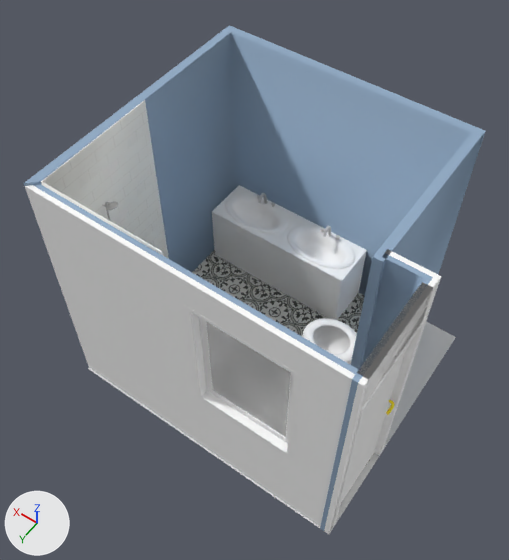
Renders of the OBJ model public/bathroom_plan.obj from each side of a commit.
Camera for both pictures: a 50 mm camera at (-73.0, 199.0, 586.0) aimed at (139.0, -98.0, 119.0). Every picture has the same lights, and +X, +Y and +Z are marked at lower left. Where no turn or scale is listed for an object, it has been applied to the vertices.

Names of what the first picture shows: 'bathroom_plan'.
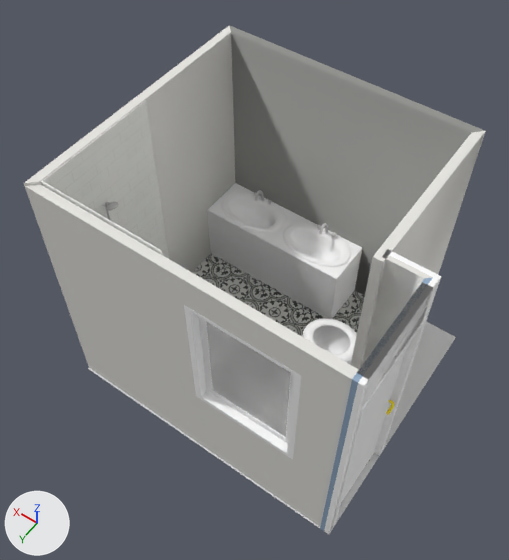
Changed parts and their boxes [x1, y1, x2, y2] in the pictures (509 x 560 px; the box of a moved part takes in the faces that stretch with it):
'bathroom_plan', recoloured, reshaped
    both: [24, 25, 486, 534]
part 1 of me_bathroom_plan, moved or reshaped
    before: [304, 262, 342, 318]
    after: [299, 261, 337, 316]
part 2 of me_bathroom_plan, moved or reshaped
    before: [212, 211, 243, 266]
    after: [207, 210, 239, 264]
part 3 of me_bathroom_plan, rebuilt (39% narrower, 22% shorter)
    before: [213, 185, 367, 320]
    after: [269, 214, 362, 319]
part 4 of me_bathroom_plan, added
    after: [208, 183, 296, 285]
part 5 of me_bathroom_plan, moved or reshaped
    both: [41, 100, 393, 405]
part 6 of me_bathroom_plan, surface changed (white to grey)
    both: [42, 183, 162, 255]
part 7 of me_bathroom_plan, recoloured (blue to grey)
    both: [24, 26, 486, 375]
part 8 of me_bathroom_plan, recoloured (blue to grey)
    both: [229, 25, 485, 296]

The edits, one by one:
Material 'wall_1_2' (mat_wall_1_2) changes colour from white #ffffff to white #e7e6e1; in linear values from (1.0, 1.0, 1.0) to (0.8, 0.788, 0.753).
Material 'wall_3_14' (mat_wall_3_14) is new.
Its base color is (0.294, 0.298, 0.282) (grey #949491).
Its roughness is 0.968.
Material 'wall_5_26' (mat_wall_5_26) is new.
Its base color is (1.0, 1.0, 1.0) (white #ffffff).
Its roughness is 0.968.
me_bathroom_plan is used by ob_bathroom_plan; location (0.0, 0.0, 0.0).
me_bathroom_plan had 6118 vertices, 11945 faces and spanned x -11.0..261.0, y -232.0..6.0, z 0.0..244.0.
me_bathroom_plan now has 6126 vertices, 11947 faces and spans x -11.0..261.0, y -232.0..6.0, z 0.0..244.0.
me_bathroom_plan part 1: the loose piece of 8 vertices spanning x 96.0..134.0, y -178.0..-177.0, z 8.0..68.0 is moved by (5.0, 1.0, 0.0).
me_bathroom_plan part 2: the loose piece of 8 vertices spanning x 210.0..248.0, y -178.0..-177.0, z 8.0..68.0 is moved by (5.0, 1.0, 0.0).
me_bathroom_plan part 3: the loose piece of 94 vertices spanning x 96.0..248.0, y -224.0..-178.0, z 0.0..68.0 is rebuilt with 48 vertices and now spans x 101.0..177.0, y -225.0..-177.0, z 0.0..68.0, in mat_white_reservoir_97 (white #ffffff).
me_bathroom_plan part 4: a new loose piece of 48 vertices spanning x 177.0..253.0, y -225.0..-177.0, z 0.0..68.0, in mat_white (white #ffffff).
me_bathroom_plan part 5: 839 vertices moved from x -8.0..252.0, y -223.0..-3.0, z 0.0..244.0 to x -8.0..252.0, y -222.0..-4.0, z 0.0..244.0; 888 vertices removed from x 98.0..253.0, y -223.0..-3.0, z 0.0..244.0; 912 vertices added at x 103.0..252.0, y -224.0..-4.0, z 0.0..244.0.
me_bathroom_plan part 6: 2 kept faces spanning x 144.0..252.0, y -4.0, z 0.0..244.0 get new texture (UV) coordinates.
me_bathroom_plan part 7: 88 faces spanning x -6.0..261.0, y -232.0..5.0, z 0.0..244.0 switch from mat_wall_1_3 (blue #92aac4) to mat_wall_1_2 (white #e7e6e1).
me_bathroom_plan part 8: 12 faces spanning x 25.0..261.0, y -232.0..-224.0, z 0.0..244.0 switch from mat_wall_1_3 (blue #92aac4) to mat_wall_3_14 (grey #949491).
me_bathroom_plan now uses material mat_wall_5_26 (white #ffffff).
